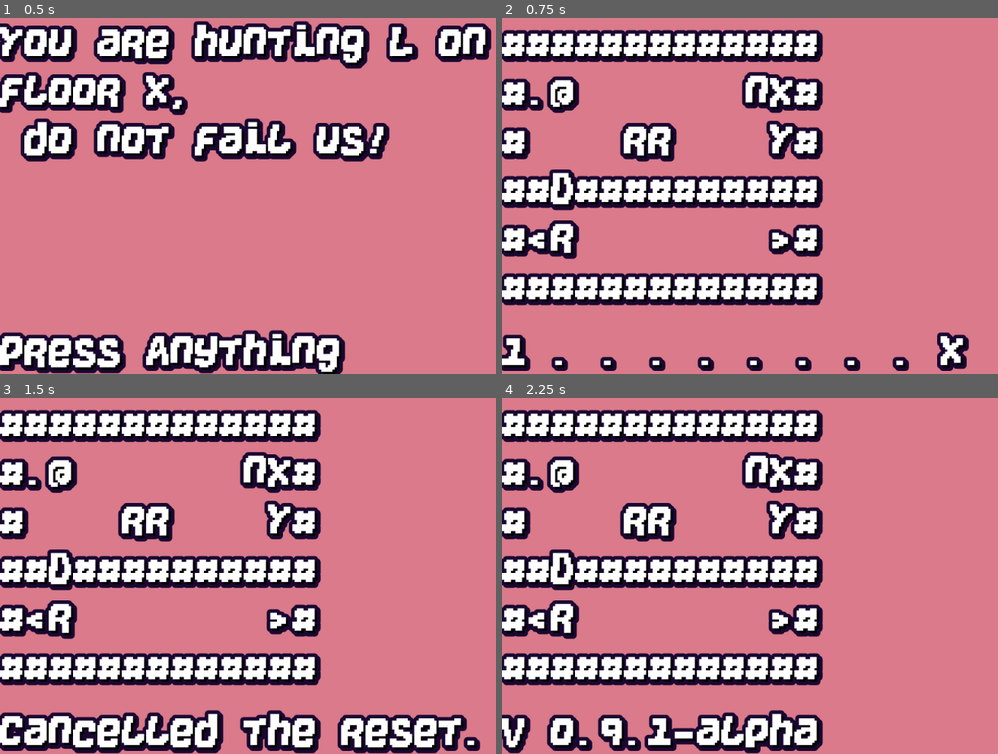
Above: before the commit, frames 1-4 (two rows, left to right).
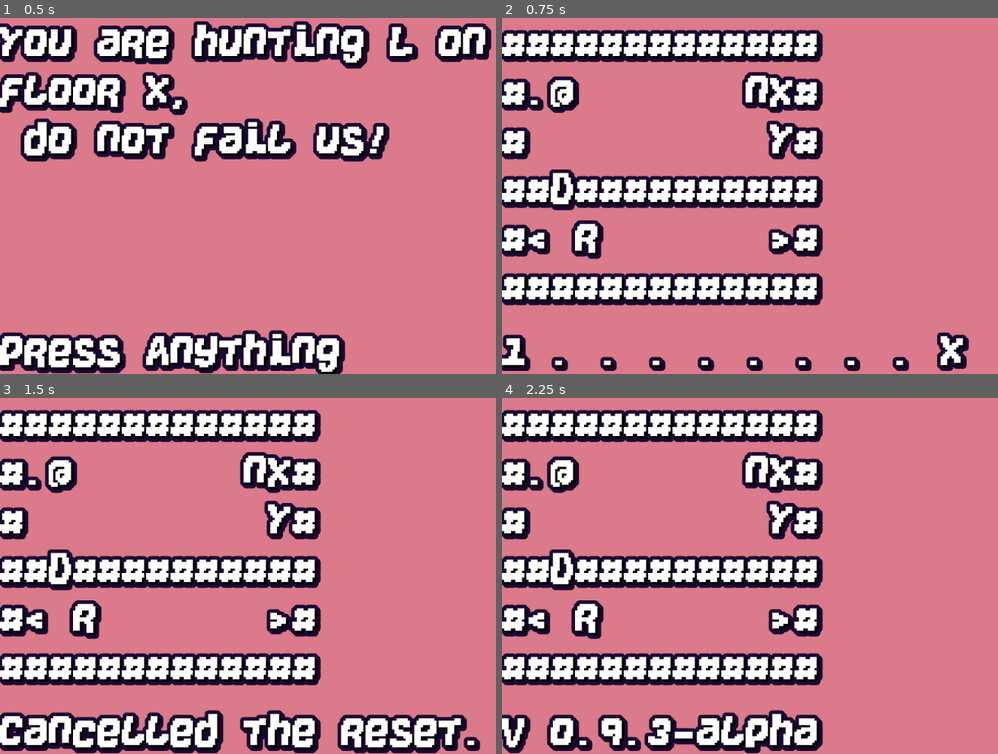
Above: after the commit, the same moments.

Repository: KaizNike/Defeating-User-Built-Dungeon
Game: Godot game, scene res://Main.tscn
Same seed, same stepped clock (60 frames per second), same inputs: the game is played once before the commit and once after it.
Inputs (mouse positions are in pixels of both pictures, inside the frame that each line leads up to):
- Up to frame 1 (0.5 s): no input
- Up to frame 2 (0.75 s): tap Enter at 0.5 s; move the mouse to (938, 178) at 0.52 s; hold Right (move_right) from 0.53 s (still down); hold Z (use_scroll) from 0.53 s (still down)
- Up to frame 3 (1.5 s): tap R (reset) at 1.25 s; move the mouse to (183, 593) at 1.27 s; release Right (move_right) at 1.28 s; release Z (use_scroll) at 1.28 s; hold Down (move_down) from 1.28 s (still down); tap Z (use_scroll) at 1.35 s
- Up to frame 4 (2.25 s): tap R (reset) at 2 s; move the mouse to (869, 497) at 2.02 s; release Down (move_down) at 2.03 s; hold Right (move_right) from 2.03 s (still down); hold V (version_display) from 2.03 s (still down)

Frame 1 is identical in both runs. In frame 2, 2.2% of the frame differs, in the area x 9-36%, y 29-68%; in frame 3, 2.2%; in frame 4, 2.5%, in the area x 9-36%, y 29-100%.

Commit message:
0.9.3 Lightning Fix
Now there needs to be a list of Entities that player lightning can hit, to be updated when kobolds and goblins learn to read.

Diff:
--- a/Defeating User Built Dungeon/Main.gd
+++ b/Defeating User Built Dungeon/Main.gd
@@ -1,8 +1,9 @@
+# Warning: F You lose at X.
 extends Node
 
 # Major, Minor, Patch
-var version = [0, 9, 1, "-alpha"]
-# Dingos and Room Retention (The Beings Patch)
+var version = [0, 9, 3, "-alpha"]
+# Lightning Scroll Targeting
 
 # Future ideas - Friendly or neutral mobs, ghosts (spawn in reused rooms where player died), Pets
 
@@ -31,7 +32,7 @@
 const RoomsStore = ["""
 #############
 #@         x#
-#   r  r n Y#
+#        n Y#
 ##D##########
 #<r        >#
 #############
@@ -52,14 +53,30 @@
 const COLLIDES = ["#", "D", "X"]
 # "r" - Rat*, "n" - DiNgo*, "k" - Kobold, "g" - Goblin, "L" - Lich, "@" - Player*, "x" - Crate*, "c" - Chest
 const ENTITIES = ["r", "n", "k", "g", "L", "@", "x", "c"]
+
+const ENTITIES_DEFINES = {
+"Rat": {"Speed": 2, "Turns": 2, "Loc": Vector2.ZERO, "HP": 1, "DMG": 1, "Char": "r", "Behav": "Random", "Inv": [], "bodyDesc": "rat", "Relation": "Rats"},
+"Dingo": {"Speed": 3, "Turns": 2, "Loc": Vector2.ZERO, "HP": 1, "DMG": 2, "Char": "n", "Behav": "Hungry", "Inv": [], "bodyDesc": "dingo", "Relation": "Dingos"},
+"Crate": {"Speed": 0, "Turns": 0, "Loc": Vector2.ZERO, "HP": 3, "DMG": 0, "Char": "x", "Behav": "Still", "Inv": [], "bodyDesc": "crate", "Relation": "None"},
+"Goblin": {"Speed": 1, "Turns": 1, "Loc": Vector2.ZERO, "HP": 2, "DMG": 0, "Char": "g", "Behav": "HunterGather", "Inv": [], "bodyDesc": "goblin", "Relation": "Goblin"},
+"Kobold": {"Speed": 2, "Turns": 2, "Loc": Vector2.ZERO, "HP": 2, "DMG": 1, "Char": "k", "Behav": "Scavenger", "Inv": [], "bodyDesc": "kobold", "Relation": "Kobold"}
+}
+
+const ENTITIES_HOSTILES = ["Rats", "Dingos", "Goblin", "Kobold"]
+
 # "T" - Sword, "S" - Whip, "Z" - Scroll, "V" - Shovel (tunnel walls, 2 dmg), "B" - Bow (range 6, 1dmg), "E" - Trident
 const WEAPONS = ["T", "S", "Z", "V", "B", "E"]
+
+#const WEAPONS_DEFINES = {
+#	"Sword": {"Char": "T", "Uses": 12, "Type": ""},
+#	"Whip": {"Char": "S", "Uses": 18}
+#}
 # "O" - Shield, "P" - Platemail, "B" - Boots
 const ARMORS = ["O", "P", "B"]
 # "-" - Arrow
 const PROJECTILES = ["-"]
 
-var item = {"Char": "", "Uses": 1, "Type": "Normal"}
+var item = {"Char": "", "Uses": 1, "Type": "Normal", "Value": 0}
 var scrollUse = ""
 
 var actors = []
@@ -111,30 +128,25 @@
 		actors.sort_custom(SortingActors, "sort_descending")
 	print(actors)
 
-var BEINGS = {"Rat": {"Speed": 2, "Turns": 2, "Loc": Vector2.ZERO, "HP": 1, "DMG": 1, "Char": "r", "Behav": "Random", "Inv": [], "bodyDesc": "rat", "Relation": "Rats"},
-"Dingo": {"Speed": 3, "Turns": 2, "Loc": Vector2.ZERO, "HP": 1, "DMG": 2, "Char": "n", "Behav": "Hungry", "Inv": [], "bodyDesc": "dingo", "Relation": "Dingos"},
-"Crate": {"Speed": 0, "Turns": 0, "Loc": Vector2.ZERO, "HP": 3, "DMG": 0, "Char": "x", "Behav": "Still", "Inv": [], "bodyDesc": "crate", "Relation": "None"},
-"Goblin": {"Speed": 1, "Turns": 1, "Loc": Vector2.ZERO, "HP": 2, "DMG": 0, "Char": "g", "Behav": "HunterGather", "Inv": [], "bodyDesc": "goblin", "Relation": "Goblin"},
-"Kobold": {"Speed": 2, "Turns": 2, "Loc": Vector2.ZERO, "HP": 2, "DMG": 1, "Char": "k", "Behav": "Scavenger", "Inv": [], "bodyDesc": "kobold", "Relation": "Kobold"}}
 
 # If found in entities, add to array
 func _being_init(Loc, Char):
 	var Being = being.duplicate(true)
 	if Char == "r":
-		Being = BEINGS.Rat.duplicate(true)
+		Being = ENTITIES_DEFINES.Rat.duplicate(true)
 	elif Char == "n":
-		Being = BEINGS.Dingo.duplicate(true)
+		Being = ENTITIES_DEFINES.Dingo.duplicate(true)
 	elif Char == "@":
 		player.Loc = Loc
 		actors.append(player)
 		print(player)
 		return
 	elif Char == "x":
-		Being = BEINGS.Crate.duplicate(true)
+		Being = ENTITIES_DEFINES.Crate.duplicate(true)
 	elif Char == "g":
-		Being = BEINGS.Goblin.duplicate(true)
+		Being = ENTITIES_DEFINES.Goblin.duplicate(true)
 	elif Char == "k":
-		Being = BEINGS.Kobold.duplicate(true)
+		Being = ENTITIES_DEFINES.Kobold.duplicate(true)
 	else:
 		return
 	## Should happen if in if elif group
@@ -146,6 +158,15 @@
 #	print(actors)
 
 func _input(event):
+	if event.is_action_pressed("escape"):
+		if OS.get_name() == "HTML5":
+			$VSplitContainer.queue_free()
+			var label = Label.new()
+			label.text = "Game quit."
+			self.add_child(label)
+		else:
+			get_tree().quit(0)
+		pass
 	if event is InputEventMouseMotion:
 		return
 	if (waiting and pageSelect) and (event.is_action_pressed("ui_page_down") or event.is_action_pressed("ui_page_up")):
@@ -251,7 +272,13 @@
 				var actorIndex = 0
 				var finalActorIndex = 0
 				for actor in actors:
-					if actor.Relation != "Hostile":
+					var skip = false
+					for relation in ENTITIES_HOSTILES:
+						if actor.Relation == relation:
+							break
+						else:
+							skip = true
+					if skip:
 						continue
 					var distance = get_distance(player.Loc, actor.Loc)
 					if distance < closestDistance:
@@ -633,6 +660,15 @@
 		print(player.Inv)
 		statusLabel.text = "Grabbed a " + I.Type + " key."
 		notiTimer.start()
+	elif type == "+":
+		var I = item.duplicate(false)
+		I.Char = "+"
+		I.Type = "Lesser"
+		I.Uses = 3
+		player.Inv.append(I)
+		print(player.Inv)
+		statusLabel.text = "Got a " + I.Type + " heal potion."
+		notiTimer.start()
 	elif type == "D":
 		var result = _find_and_use_item("Y", player)
 		if result:
@@ -742,6 +778,14 @@
 				return true
 			break
 	return false
+
+#Working ON
+#Behavs: RangedAI, RangedPlayer, MeleeAI, MeleePlayer, HunterGatherer, Scavenger
+func _find_and_use_weapon(Actor, Behav):
+
+	for item in Actor.Inv:
+		if item.Char in WEAPONS:
+			pass
 
 
 func _find_and_use_item(Item, Actor):
--- a/Defeating User Built Dungeon/project.godot
+++ b/Defeating User Built Dungeon/project.godot
@@ -91,6 +91,11 @@
 "events": [ Object(InputEventKey,"resource_local_to_scene":false,"resource_name":"","device":0,"alt":false,"shift":false,"control":true,"meta":false,"command":true,"pressed":false,"scancode":86,"unicode":0,"echo":false,"script":null)
  ]
 }
+escape={
+"deadzone": 0.5,
+"events": [ Object(InputEventKey,"resource_local_to_scene":false,"resource_name":"","device":0,"alt":false,"shift":false,"control":false,"meta":false,"command":false,"pressed":false,"scancode":16777217,"unicode":0,"echo":false,"script":null)
+ ]
+}
 
 [physics]
 
